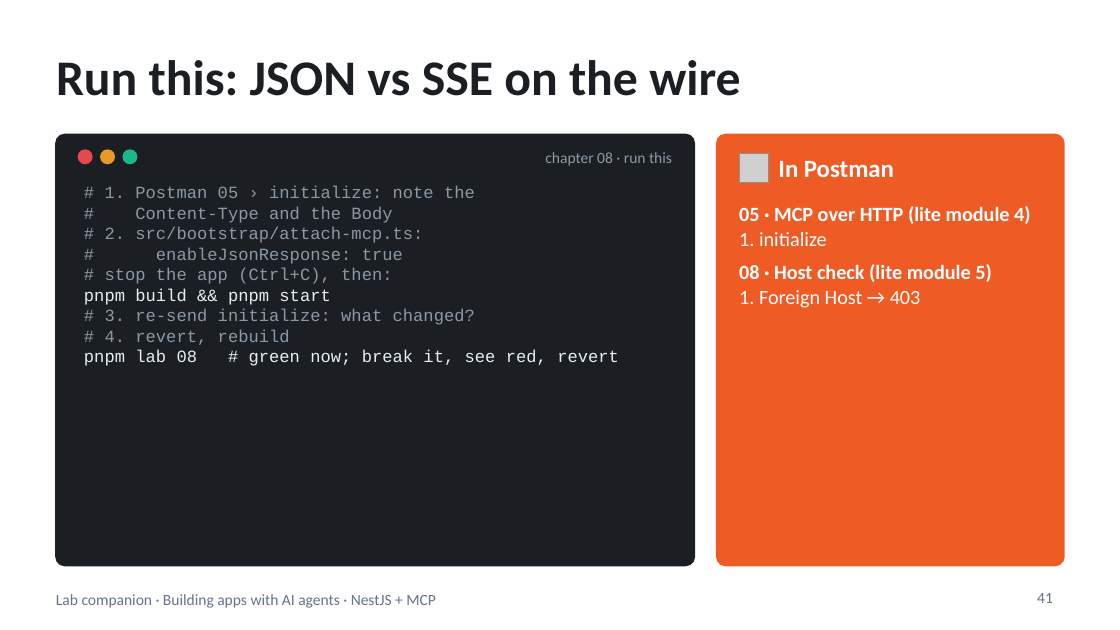
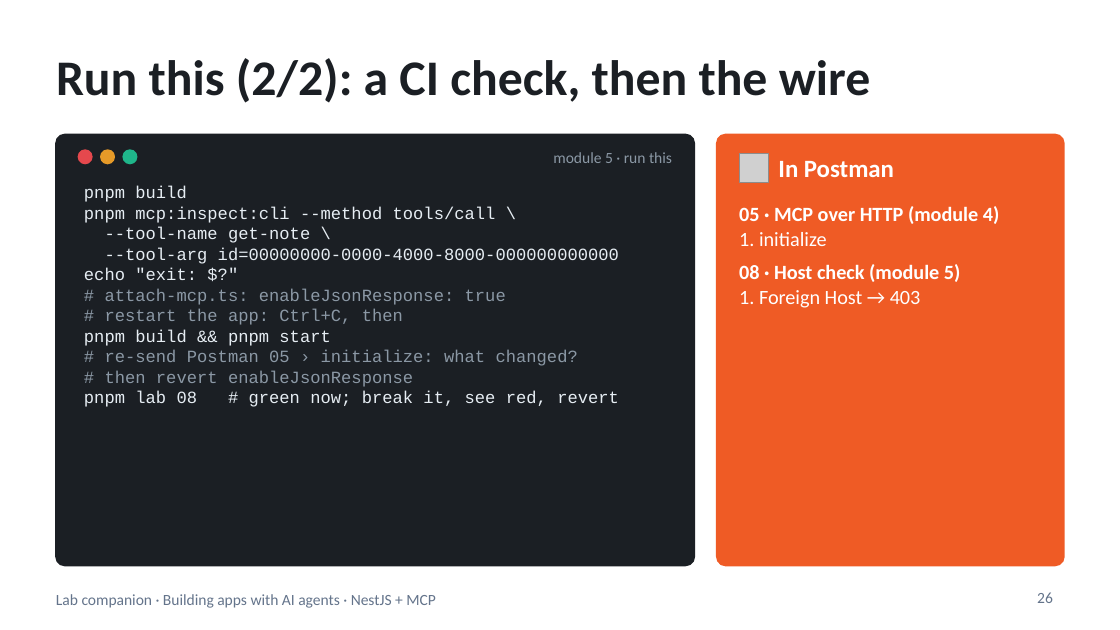
Before and after one commit to blazaga/ai-training-modules, a slide deck: slide 26 of docs/ai-agent-training/slides/lab-companion.pptx (slide 41 before the commit). Drawn at 1120x630 pixels with LibreOffice and Linux fonts; fonts in the diff are those of the drawing; grey boxes stand for pictures. Boxes give left, top, right and bottom in pixels: in the first picture for what was removed or moved away, otherwise in the second. Text is boxed around its words. In the diff, an @@ line names an element or a change of style, - is before the commit and + after.

```diff
--- a/docs/ai-agent-training/slides/lab-companion.pptx
+++ b/docs/ai-agent-training/slides/lab-companion.pptx
@@ title at [56,58,871,103]: text changed @@
-Run this: JSON vs SSE on the wire
+Run this (2/2): a CI check, then the wire
@@ text at [553,152,672,163]: text changed @@
-chapter 08 · run this
+module 5 · run this
@@ text at [84,185,619,325]: text changed; text colour #8B98A5 to #E6EDF3 @@
-# 1. Postman 05 › initialize: note the
-# Content-Type and the Body
-# 2. src/bootstrap/attach-mcp.ts:
-# enableJsonResponse: true
-# stop the app (Ctrl+C), then:
+pnpm build
+pnpm mcp:inspect:cli --method tools/call \
+--tool-name get-note \
+--tool-arg id=00000000-0000-4000-8000-000000000000
+echo "exit: $?"
+# attach-mcp.ts: enableJsonResponse: true
+# restart the app: Ctrl+C, then
@@ text at [739,206,1000,224]: text changed @@
-05 · MCP over HTTP (lite module 4)
+05 · MCP over HTTP (module 4)
@@ text at [739,264,961,282]: text changed @@
-08 · Host check (lite module 5)
+08 · Host check (module 5)
@@ text at [105,350,578,387]: text changed @@
-# 3. re-send initialize: what changed?
-# 4. revert, rebuild
+# re-send Postman 05 › initialize: what changed?
+# then revert enableJsonResponse
@@ page number at [1037,592,1053,603]: text changed @@
-41
+26
```
Also in this commit, not shown: 28 other slides changed, 16 slides removed, 18 other files.
